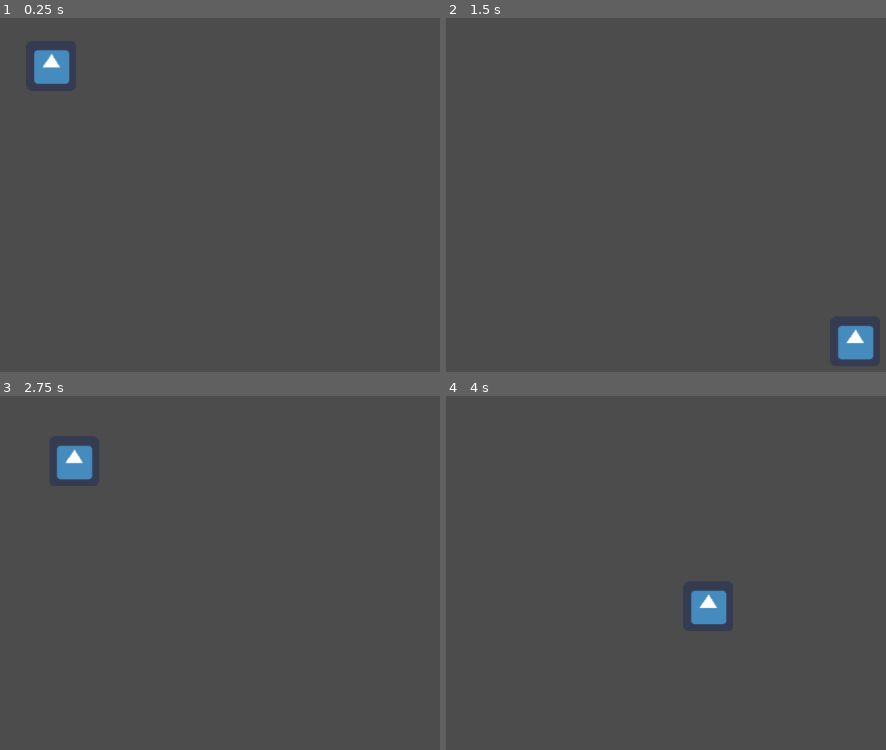
Above: before the commit, frames 1-4 (two rows, left to right).
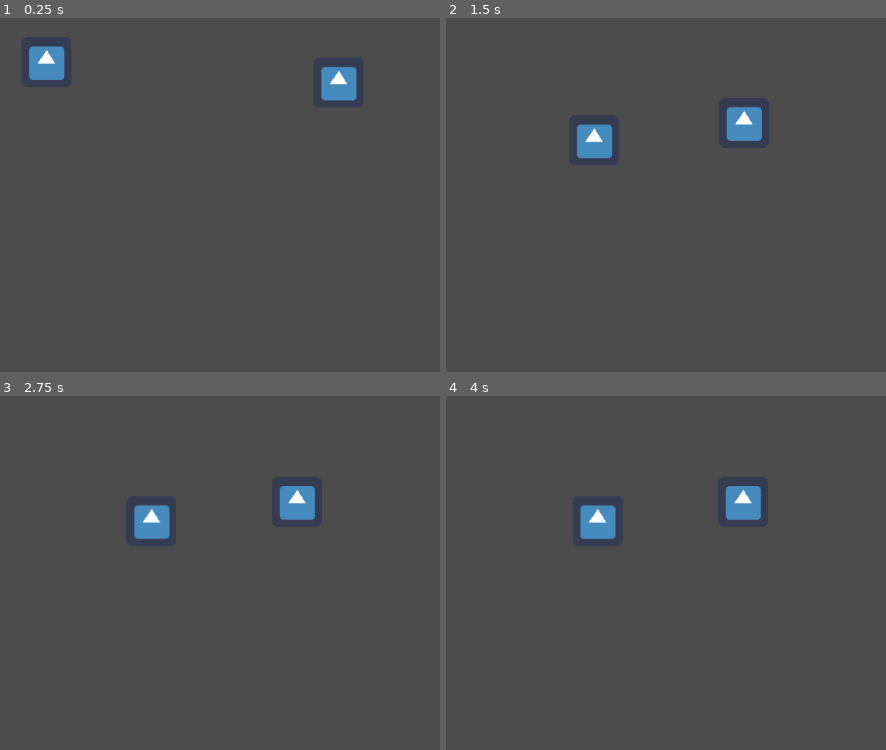
Above: after the commit, the same moments.

Repository: 2Dynamics/jamgame
Game: Godot game, scene res://PlayerTest.tscn
The game is run twice, just before and just after one commit, with the same random seed, the same clock (stepped at 60 frames per second) and the same inputs. The engine's default icon, where the game draws it, is replaced by a stand-in: a white triangle on a blue panel in a dark square.
Inputs:
- Up to frame 1 (0.25 s): no input
- Up to frame 2 (1.5 s): no input
- Up to frame 3 (2.75 s): no input
- Up to frame 4 (4 s): no input

The runs differ from the first frame. In frame 1, 1.3% of the frame differs, in the area x 6-82%, y 7-24%; in frame 2, 2.3%; in frame 3, 2.4%, in the area x 12-72%, y 13-41%; in frame 4, 2.4%.

Commit message:
Jakieś rzeczy w graczu damping czy coś

Diff:
--- a/PlayerTest.tscn
+++ b/PlayerTest.tscn
@@ -17,5 +17,9 @@
 [node name="Player" parent="." instance=ExtResource( 1 )]
 position = Vector2( 279.938, 129.439 )
 
+[node name="Player2" parent="." instance=ExtResource( 1 )]
+position = Vector2( 691.933, 153.377 )
+player = 1
+
 [node name="Center" type="Position2D" parent="."]
 position = Vector2( 525.387, 318.76 )
--- a/Scripts/Player.gd
+++ b/Scripts/Player.gd
@@ -10,8 +10,10 @@
 	move.x = int(Input.is_action_pressed(action("right"))) - int(Input.is_action_pressed(action("left")))
 	move.y = int(Input.is_action_pressed(action("down"))) - int(Input.is_action_pressed(action("up")))
 
-	velocity += global_position.direction_to(center.global_position) * 1000 * delta
+	if global_position.distance_to(center.global_position) > 200: #tymczasowe
+		velocity += global_position.direction_to(center.global_position) * 1000 * delta
 	velocity += move * 400 * delta
+	velocity *= 0.95
 
 	position += velocity * delta
 
--- a/project.godot
+++ b/project.godot
@@ -12,6 +12,10 @@
 
 config/name="Mars Defense"
 run/main_scene="res://PlayerTest.tscn"
+
+[display]
+
+window/dpi/allow_hidpi=true
 
 [input]
 
